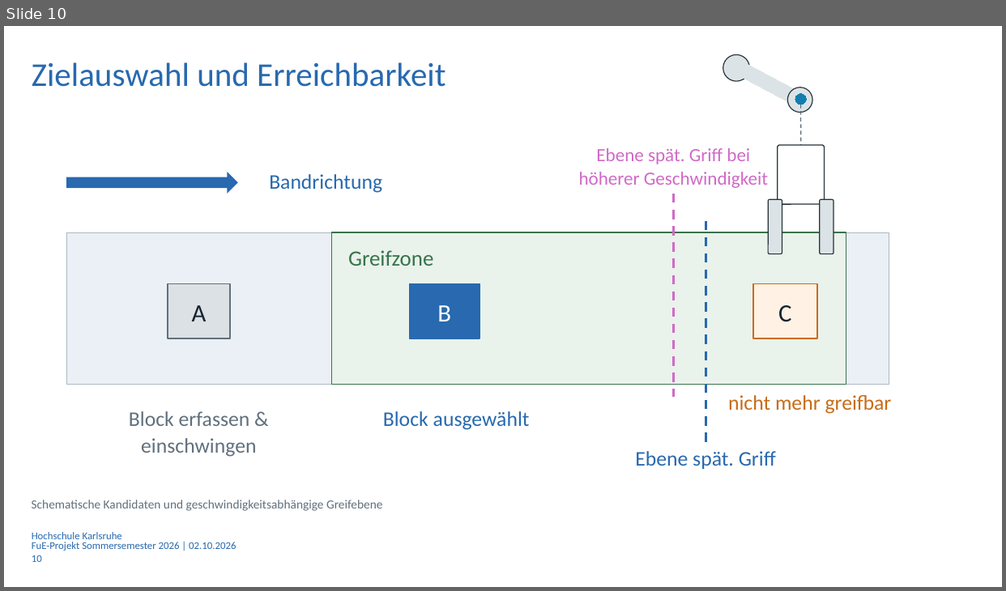
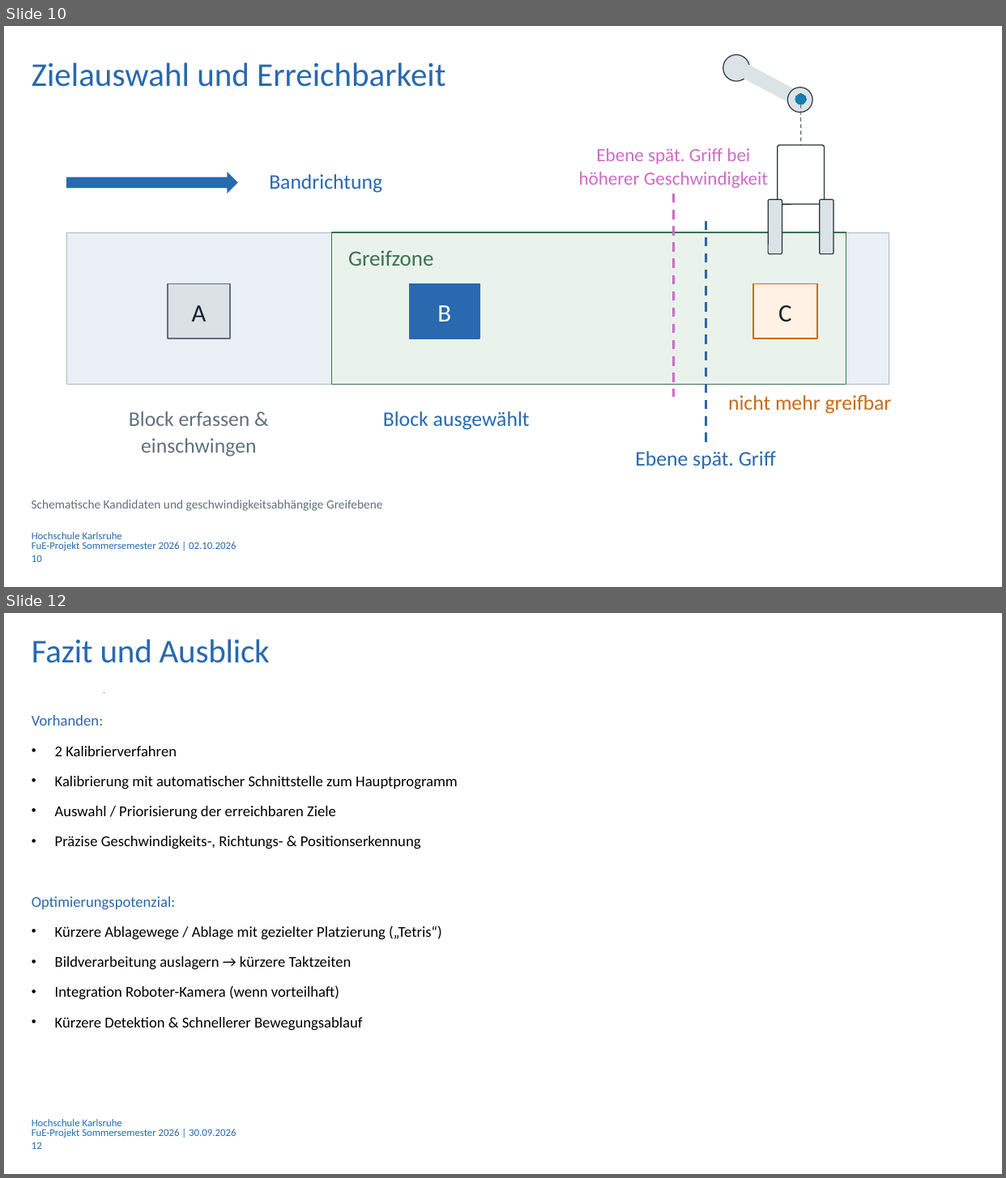
Before and after one commit to Luze212/roboter_tetris, a slide deck: Projektbericht/Presentation/Abschlussprasentation_RoboterTetris_V01_3.pptx. Shown one above the other, each under a label of ours: slide 10 before the commit, slides 10 and 12 after it; the slides between them are not shown. The pictures are 1006x591 and 1006x1178 pixels, drawn with LibreOffice and Linux fonts; fonts in the diff are those of the drawing; background and template pictures are left out. Boxes give left, top, right and bottom in pixels: in the first picture for what was removed or moved away, otherwise in the second. Text is boxed around its words. In the diff, an @@ line names an element or a change of style, - is before the commit and + after.

```diff
--- a/Projektbericht/Presentation/Abschlussprasentation_RoboterTetris_V01_3.pptx
+++ b/Projektbericht/Presentation/Abschlussprasentation_RoboterTetris_V01_3.pptx
@@ slide 12 added at bbox=[4, 613, 1002, 1174], background #FFFFFF @@
@@ text added at bbox=[32, 639, 270, 663], 32 pt, text #2869AF @@
+Fazit und Ausblick
@@ rectangle added at bbox=[104, 692, 104, 692], outline #D62305 0.75 pt @@
@@ text added at bbox=[32, 715, 458, 1031], 14.5 pt, text #000000 @@
+Vorhanden:
+• 2 Kalibrierverfahren
+• Kalibrierung mit automatischer Schnittstelle zum Hauptprogramm
+• Auswahl / Priorisierung der erreichbaren Ziele
+• Präzise Geschwindigkeits-, Richtungs- & Positionserkennung
+Optimierungspotenzial:
+• Kürzere Ablagewege / Ablage mit gezielter Platzierung („Tetris“)
+• Bildverarbeitung auslagern → kürzere Taktzeiten
+• Integration Roboter-Kamera (wenn vorteilhaft)
+• Kürzere Detektion & Schnellerer Bewegungsablauf
@@ text added at bbox=[32, 1119, 122, 1130], 10 pt, text #2869AF @@
+Hochschule Karlsruhe
@@ text added at bbox=[32, 1129, 236, 1138], 10 pt, text #2869AF @@
+FuE-Projekt Sommersemester 2026 | 30.09.2026
@@ page number added at bbox=[32, 1142, 42, 1149], 10 pt, text #2869AF @@
+12
```
Also in this commit, not shown: 5 slides changed, 1 slide removed, 1 other file.
